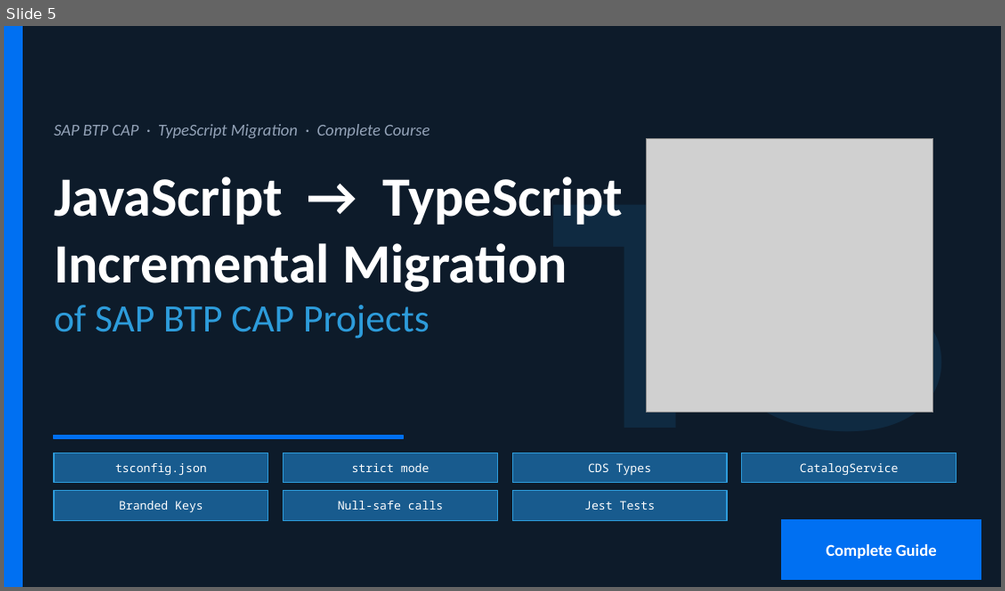
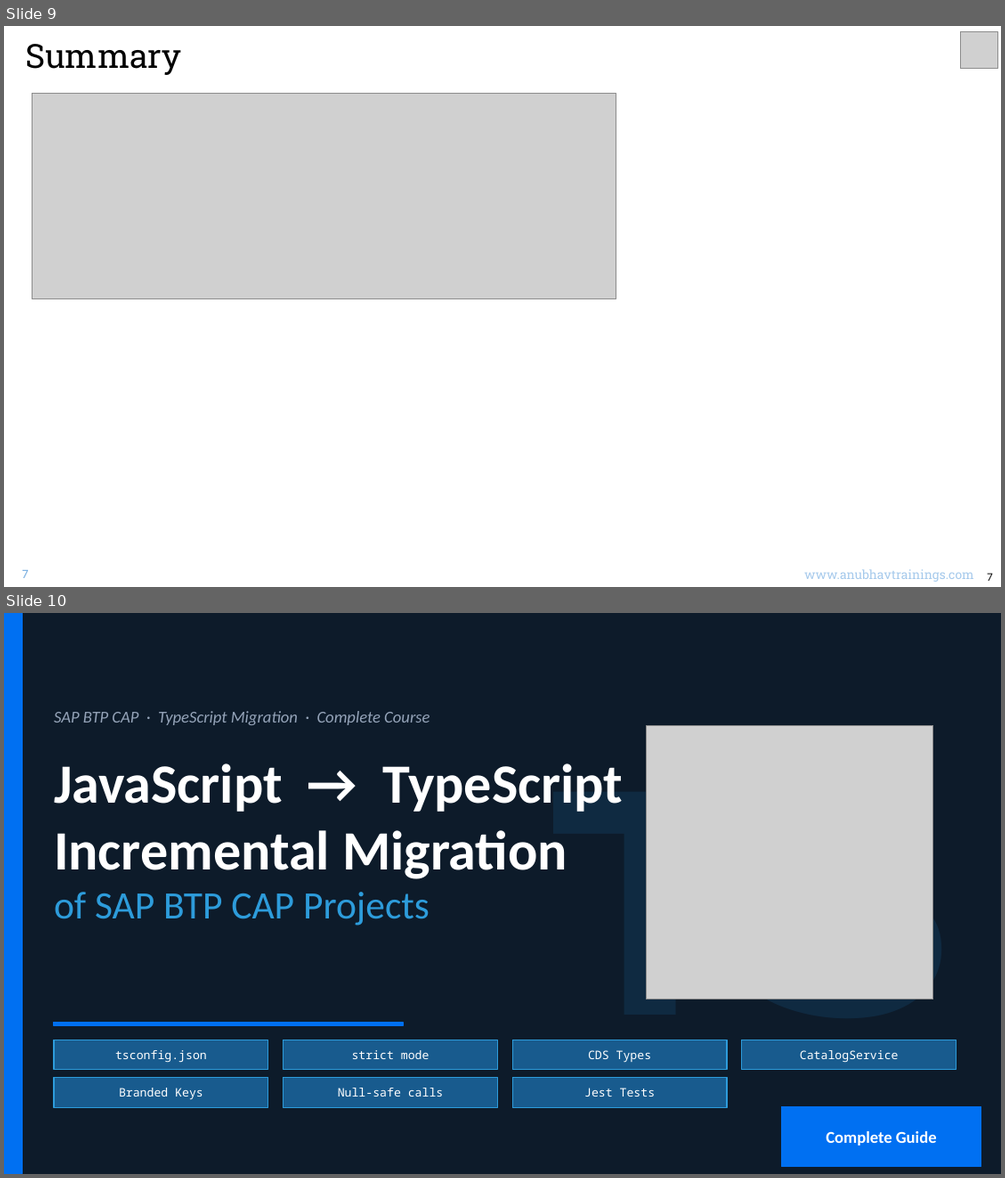
Before and after one commit to soyuztechnologies/typescript_training_capm, a slide deck: Day 2/DAY-2.pptx. Shown one above the other, each under a label of ours: slide 5 before the commit, slides 9 and 10 after it. The pictures are 1005x591 and 1005x1178 pixels, drawn with LibreOffice and Linux fonts; fonts in the diff are those of the drawing; grey boxes stand for pictures. Boxes give left, top, right and bottom in pixels: in the first picture for what was removed or moved away, otherwise in the second. Text is boxed around its words. In the diff, an @@ line names an element or a change of style, - is before the commit and + after.

Commit message:
Auto bot updater Anubhav Trainings

```diff
--- a/Day 2/DAY-2.pptx
+++ b/Day 2/DAY-2.pptx
@@ slide 9 added at (x1=4, y1=26, x2=1001, y2=587), background #FFFFFF @@
@@ text added at (x1=25, y1=44, x2=181, y2=75), 32 pt, text #000000 @@
+Summary
@@ picture added at (x1=960, y1=32, x2=997, y2=69) @@
@@ picture added at (x1=32, y1=94, x2=615, y2=299) @@
@@ text added at (x1=22, y1=570, x2=28, y2=578), 11 pt, text #71AAE0 @@
+7
@@ text added at (x1=804, y1=569, x2=973, y2=581), 12 pt, text #A6CAEC @@
+www.anubhavtrainings.com
@@ text added at (x1=987, y1=572, x2=993, y2=580), 10 pt, text #000000 @@
+7
@@ what was slide 5 is now slide 10 @@
```
Also in this commit, not shown: 4 other slides added.
